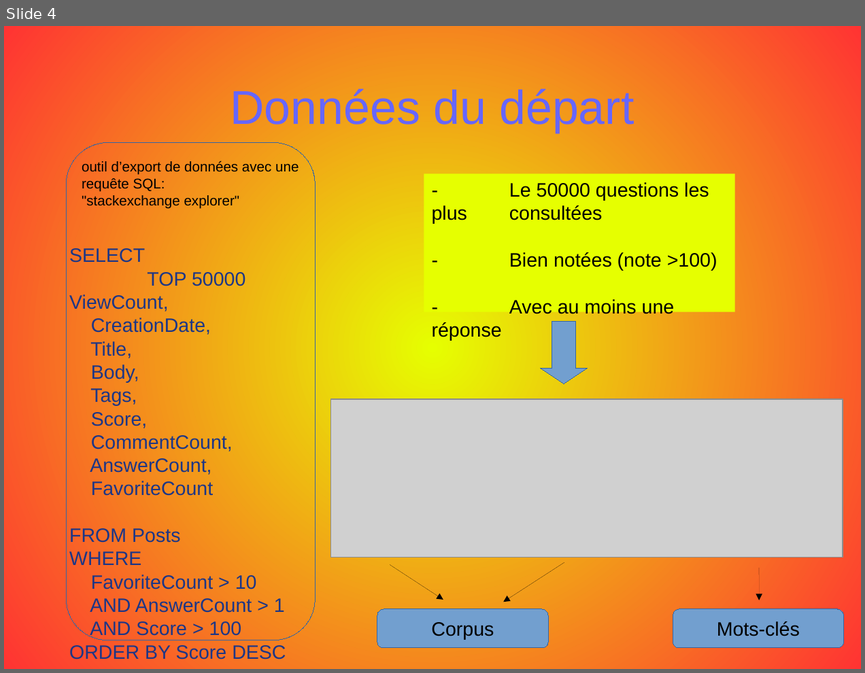
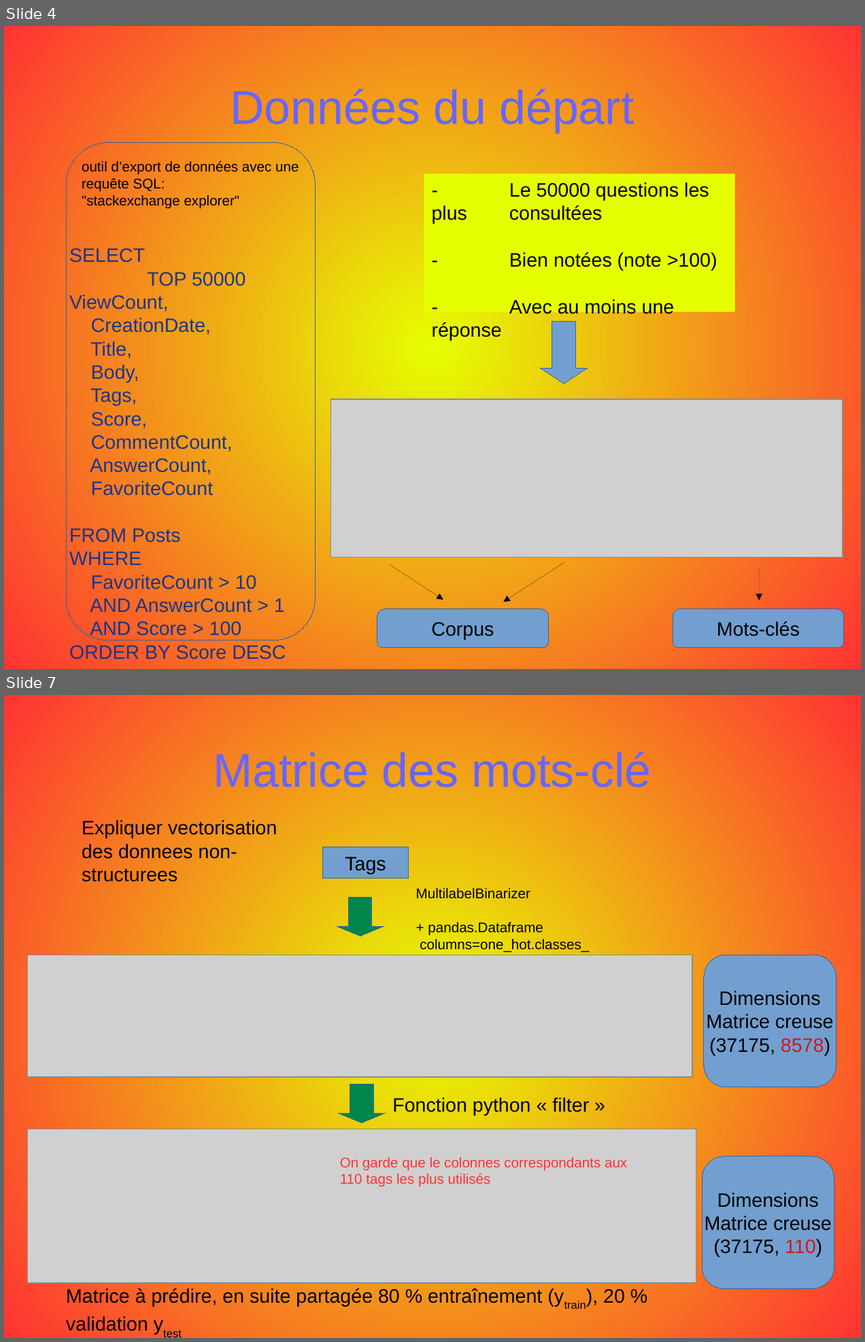
Before and after one commit to opsabarsec/NLP-automatic-tagging-stackoverflow-posts, a slide deck: documentation/P5_presentation.odp. Shown one above the other, each under a label of ours: slide 4 before the commit, slides 4 and 7 after it; the slides between them are not shown. The pictures are 865x673 and 865x1342 pixels, drawn with LibreOffice and Linux fonts; fonts in the diff are those of the drawing; grey boxes stand for pictures. Boxes give left, top, right and bottom in pixels: in the first picture for what was removed or moved away, otherwise in the second. Text is boxed around its words. In the diff, an @@ line names an element or a change of style, - is before the commit and + after.

```diff
--- a/documentation/P5_presentation.odp
+++ b/documentation/P5_presentation.odp
@@ slide 7 added at (4, 695, 861, 1338), background gradient #E6FF00 to #FF3333 @@
@@ title added at (213, 751, 651, 787), 44 pt, text #6666FF @@
+Matrice des mots-clé
@@ text added at (82, 820, 277, 882), 18 pt, text #000000 @@
+Expliquer vectorisation des donnees non-structurees
@@ rectangle added at (323, 847, 409, 879), fill #729FCF, outline #3465A4 0 pt, 18 pt, text #000000 @@
+Tags
@@ down arrow added at (337, 897, 383, 936), fill #00864B, outline #3465A4 0 pt @@
@@ text added at (416, 888, 589, 952), 13 pt, text #000000 @@
+MultilabelBinarizer
++ pandas.Dataframe
+columns=one_hot.classes_
@@ picture added at (27, 955, 692, 1076) @@
@@ rounded rectangle added at (704, 955, 836, 1087), fill #729FCF, outline #3465A4 0 pt, 18 pt, text #000000 @@
+Dimensions
+Matrice creuse
+(37175, 8578)
@@ down arrow added at (339, 1084, 385, 1123), fill #00864B, outline #3465A4 0 pt @@
@@ text added at (392, 1098, 589, 1115), 18 pt, text #000000 @@
+Fonction python « filter »
@@ picture added at (27, 1130, 696, 1284) @@
@@ text added at (340, 1157, 627, 1187), 13 pt, text #FF3333 @@
+On garde que le colonnes correspondants aux 110 tags les plus utilisés
@@ rounded rectangle added at (702, 1157, 834, 1289), fill #729FCF, outline #3465A4 0 pt, 18 pt, text #000000 @@
+Dimensions
+Matrice creuse
+(37175, 110)
@@ text added at (66, 1289, 625, 1331), 18 pt, text #000000 @@
+Matrice à prédire, en suite partagée 80 % entraînement (ytrain), 20 % validation ytest
```
Also in this commit, not shown: 3 slides changed, 13 other slides added, 14 slides removed, 1 other file.
